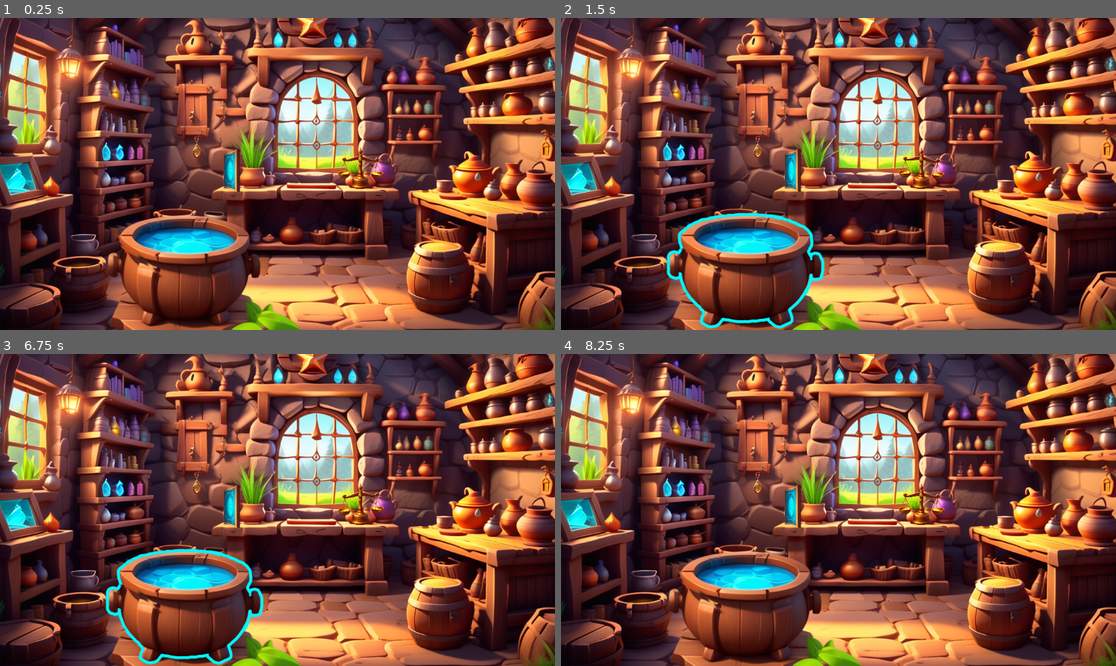
Above: before the commit, frames 1-4 (two rows, left to right).
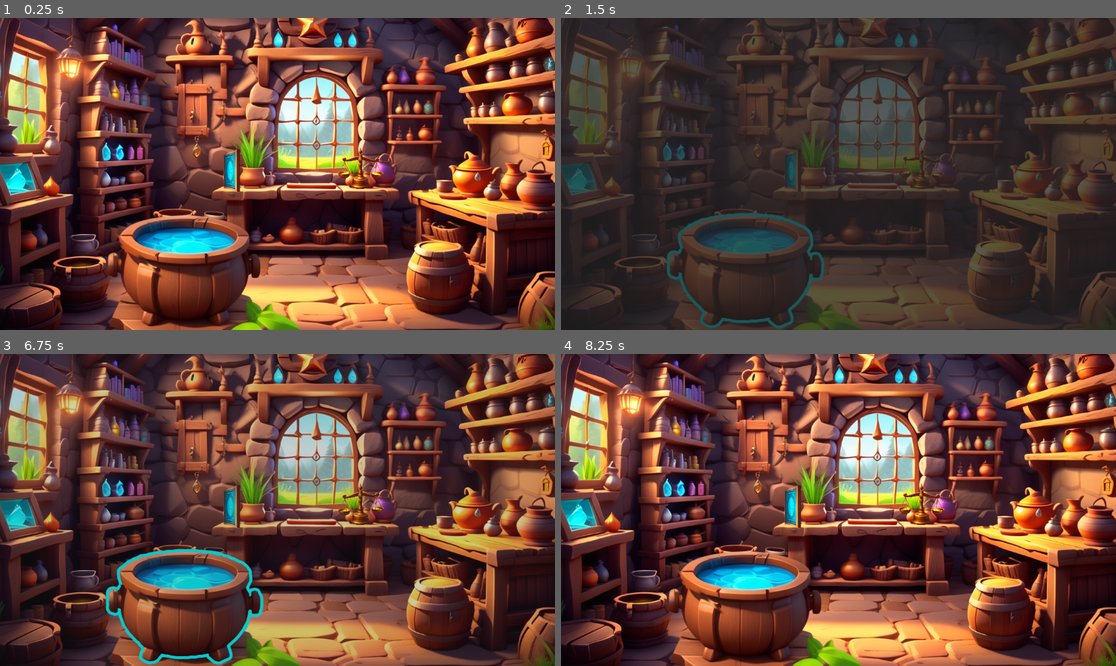
Above: after the commit, the same moments.

Repository: barnerd/Esmes-Apothecary
Game: Godot game, scene res://MainScenes/new_game.tscn
Same seed, same stepped clock (60 frames per second), same inputs: the game is played once before the commit and once after it. This scene is started directly instead of the project's main scene.
Inputs (mouse positions are in pixels of both pictures, inside the frame that each line leads up to):
- Up to frame 1 (0.25 s): no input
- Up to frame 2 (1.5 s): click (766, 280) at 0.5 s; click (766, 280) at 1.25 s
- Up to frame 3 (6.75 s): click (427, 522) at 2.02 s; click (410, 510) at 2.77 s; click (444, 513) at 3.52 s; click (427, 522) at 4.27 s; click (410, 510) at 5.02 s; click (444, 513) at 5.77 s; click (205, 616) at 6.52 s
- Up to frame 4 (8.25 s): click (988, 522) at 7.27 s; click (971, 510) at 8.02 s

The runs differ from the first frame. In frame 1, less than 0.1% of the frame differs, in the area x 40-43%, y 42-56%; in frame 2, 72%, in the area x 0-100%, y 0-100%; in frame 3, 35%; in frame 4, less than 0.1%.

Commit message:
Cauldron MiniGame
Basis for minigame and flow. Added more graphics.

Diff:
--- /dev/null
+++ b/MainScenes/launch_cauldron_minigame.gd
@@ -0,0 +1,7 @@
+extends TextureButton
+
+@export var cauldron_minigame_path: String
+
+
+func _on_pressed() -> void:
+	SceneManager.load_scene(cauldron_minigame_path)
--- a/MainScenes/new_game.tscn
+++ b/MainScenes/new_game.tscn
@@ -1,10 +1,11 @@
-[gd_scene load_steps=6 format=3 uid="uid://beeo6wb5btqkj"]
+[gd_scene load_steps=7 format=3 uid="uid://beeo6wb5btqkj"]
 
 [ext_resource type="Texture2D" uid="uid://c8ompoubljbgd" path="res://Images/inside.png" id="1_wptoa"]
 [ext_resource type="Texture2D" uid="uid://brvfahusbs111" path="res://Images/cauldron.png" id="2_ety51"]
 [ext_resource type="Texture2D" uid="uid://5sn5cs44h2y4" path="res://Images/cauldron_outline.png" id="3_4yoej"]
-[ext_resource type="Texture2D" uid="uid://cpikbw07qvied" path="res://Images/scales.png" id="3_q84jd"]
+[ext_resource type="Script" path="res://MainScenes/launch_cauldron_minigame.gd" id="4_4ilvp"]
 [ext_resource type="PackedScene" uid="uid://2vt8vqdvn28t" path="res://Objects/Scale.tscn" id="4_irobb"]
+[ext_resource type="Texture2D" uid="uid://rxopjklc2wod" path="res://Images/tray.png" id="6_55bl5"]
 
 [node name="NewGame" type="Node2D"]
 
@@ -35,6 +36,8 @@
 texture_normal = ExtResource("2_ety51")
 texture_hover = ExtResource("3_4yoej")
 stretch_mode = 4
+script = ExtResource("4_4ilvp")
+cauldron_minigame_path = "res://MiniGames/CauldronMiniGame.tscn"
 
 [node name="Scale" parent="Control" instance=ExtResource("4_irobb")]
 position = Vector2(748, 347)
@@ -44,6 +47,7 @@
 position = Vector2(481, 317)
 rotation = -1.5708
 scale = Vector2(0.24, 0.24)
-texture = ExtResource("3_q84jd")
-region_enabled = true
+texture = ExtResource("6_55bl5")
 region_rect = Rect2(320, 855, 379, 150)
+
+[connection signal="pressed" from="Control/Cauldron" to="Control/Cauldron" method="_on_pressed"]
--- /dev/null
+++ b/MiniGames/CauldronMiniGame.tscn
@@ -0,0 +1,131 @@
+[gd_scene load_steps=15 format=3 uid="uid://lcemyy5tkt66"]
+
+[ext_resource type="Script" path="res://MiniGames/cauldron_minigame.gd" id="1_el2i4"]
+[ext_resource type="Texture2D" uid="uid://c8ompoubljbgd" path="res://Images/inside.png" id="1_pvca3"]
+[ext_resource type="Texture2D" uid="uid://dhf82sf55jhc3" path="res://Images/TempSlider/Slider.PNG" id="2_ka6p3"]
+[ext_resource type="Texture2D" uid="uid://brvfahusbs111" path="res://Images/cauldron.png" id="2_ml0h6"]
+[ext_resource type="Texture2D" uid="uid://nwd4xfchc4c1" path="res://Images/TempSlider/BrightGradiant.PNG" id="3_pfpfg"]
+[ext_resource type="PackedScene" uid="uid://brlo6pb2dh2pg" path="res://Objects/Hourglass.tscn" id="4_6omus"]
+[ext_resource type="Texture2D" uid="uid://rxopjklc2wod" path="res://Images/tray.png" id="7_4e27q"]
+[ext_resource type="Texture2D" uid="uid://b4lhxu77lw6af" path="res://Images/Wooden bowl.PNG" id="8_in8bj"]
+[ext_resource type="Texture2D" uid="uid://072j830gup27" path="res://Images/Metal bowl.PNG" id="9_xm4rl"]
+
+[sub_resource type="StyleBoxEmpty" id="StyleBoxEmpty_0axqs"]
+
+[sub_resource type="StyleBoxEmpty" id="StyleBoxEmpty_8tixf"]
+
+[sub_resource type="StyleBoxTexture" id="StyleBoxTexture_crb5q"]
+content_margin_left = 50.0
+content_margin_right = 50.0
+texture = ExtResource("3_pfpfg")
+
+[sub_resource type="Theme" id="Theme_ous7r"]
+VSlider/icons/grabber = ExtResource("2_ka6p3")
+VSlider/icons/grabber_disabled = ExtResource("2_ka6p3")
+VSlider/icons/grabber_highlight = ExtResource("2_ka6p3")
+VSlider/styles/grabber_area = SubResource("StyleBoxEmpty_0axqs")
+VSlider/styles/grabber_area_highlight = SubResource("StyleBoxEmpty_8tixf")
+VSlider/styles/slider = SubResource("StyleBoxTexture_crb5q")
+
+[sub_resource type="StyleBoxFlat" id="StyleBoxFlat_pvigl"]
+bg_color = Color(0.443137, 0.960784, 0.980392, 0.466667)
+
+[node name="CauldronMiniGame" type="Node2D"]
+script = ExtResource("1_el2i4")
+
+[node name="Background" type="TextureRect" parent="."]
+offset_left = 221.302
+offset_top = -63.234
+offset_right = 1391.43
+offset_bottom = 787.766
+scale = Vector2(1.722, 1.722)
+pivot_offset = Vector2(391, 803)
+texture = ExtResource("1_pvca3")
+expand_mode = 3
+stretch_mode = 4
+
+[node name="Control" type="Control" parent="."]
+layout_mode = 3
+anchors_preset = 15
+anchor_right = 1.0
+anchor_bottom = 1.0
+offset_left = 226.302
+offset_top = 121.766
+offset_right = 226.302
+offset_bottom = 121.766
+grow_horizontal = 2
+grow_vertical = 2
+scale = Vector2(1.72193, 1.72193)
+pivot_offset = Vector2(385, 630)
+theme = SubResource("Theme_ous7r")
+
+[node name="Cauldron" type="TextureButton" parent="Control"]
+layout_mode = 0
+offset_left = 218.0
+offset_top = 403.0
+offset_right = 710.0
+offset_bottom = 742.0
+scale = Vector2(0.834951, 0.834951)
+texture_normal = ExtResource("2_ml0h6")
+stretch_mode = 4
+
+[node name="PanelContainer" type="PanelContainer" parent="Control"]
+layout_mode = 0
+offset_left = 598.539
+offset_top = 182.963
+offset_right = 684.539
+offset_bottom = 324.963
+scale = Vector2(0.457574, 0.457574)
+pivot_offset = Vector2(44, 72)
+theme_override_styles/panel = SubResource("StyleBoxFlat_pvigl")
+
+[node name="Hourglass" parent="Control/PanelContainer" instance=ExtResource("4_6omus")]
+position = Vector2(44, 70)
+rotation = 0.0
+scale = Vector2(0.0967406, 0.0967406)
+
+[node name="TempSlider" type="VSlider" parent="Control"]
+layout_mode = 0
+offset_left = 172.853
+offset_top = 389.708
+offset_right = 295.853
+offset_bottom = 587.708
+scale = Vector2(0.25, 0.5)
+
+[node name="StirSlider" type="VSlider" parent="Control"]
+layout_mode = 0
+offset_left = 332.558
+offset_top = 274.72
+offset_right = 455.558
+offset_bottom = 499.72
+scale = Vector2(0.297, 0.5)
+
+[node name="Tray" type="TextureButton" parent="."]
+offset_left = 700.0
+offset_top = 286.0
+offset_right = 1075.0
+offset_bottom = 431.0
+scale = Vector2(0.562896, 0.562896)
+pivot_offset = Vector2(186.536, 58.6254)
+texture_normal = ExtResource("7_4e27q")
+stretch_mode = 4
+
+[node name="TextureButton" type="TextureButton" parent="Tray"]
+layout_mode = 0
+offset_left = 73.6628
+offset_top = -24.206
+offset_right = 218.663
+offset_bottom = 94.794
+scale = Vector2(0.741095, 0.741095)
+texture_normal = ExtResource("8_in8bj")
+stretch_mode = 4
+
+[node name="TextureButton2" type="TextureButton" parent="Tray"]
+layout_mode = 0
+offset_left = 203.349
+offset_top = -1.11114
+offset_right = 352.349
+offset_bottom = 117.889
+scale = Vector2(0.673415, 0.673415)
+texture_normal = ExtResource("9_xm4rl")
+stretch_mode = 4
--- /dev/null
+++ b/MiniGames/cauldron_minigame.gd
@@ -0,0 +1,49 @@
+extends Node2D
+
+signal cauldron_minigame_started
+signal cauldron_minigame_finished(score: float)
+
+@onready var stir_slider = $Control/StirSlider
+@onready var temp_slider = $Control/TempSlider
+@onready var hourglass = $Control/PanelContainer/Hourglass
+
+var is_game_running: bool = false
+
+var game_run_time: int = 30
+var score: float
+var elapsed_time: float
+
+
+func _ready() -> void:
+	hourglass.hourglass_timer_started.connect(on_hourglass_timer_started)
+	hourglass.hourglass_timer_finished.connect(on_hourglass_timer_finished)
+
+	# TODO: move this to player input
+	start_game()
+
+
+func _process(delta: float) -> void:
+	if is_game_running:
+		elapsed_time += delta
+
+		score += stir_slider.value * delta
+		score += temp_slider.value * delta
+
+
+func start_game() -> void:
+	cauldron_minigame_started.emit()
+
+	score = 0.0
+	elapsed_time = 0.0
+
+	hourglass.flip_hourglass(game_run_time)
+
+
+func on_hourglass_timer_started() -> void:
+	is_game_running = true
+
+
+func on_hourglass_timer_finished() -> void:
+	is_game_running = false
+
+	print("Final Score: " + str(score))
--- a/Objects/Hourglass.gd
+++ b/Objects/Hourglass.gd
@@ -1,15 +1,11 @@
 extends Node2D
 
+signal hourglass_timer_started
 signal hourglass_timer_finished
 
 @onready var sand_drip = $Background/Drip
 @onready var lower_sand = $Background/BottomMask/BottomSand # should go from 487 to 167
 @onready var upper_sand = $Background/TopMask/TopSand # should go from -145 to 345
-
-
-func _ready() -> void:
-	await get_tree().create_timer(0.5).timeout
-	flip_hourglass(30)
 
 
 func flip_hourglass(drain_time: float) -> void:
@@ -25,6 +21,8 @@
 
 
 func drain_sand(drain_time: float) -> void:
+	hourglass_timer_started.emit()
+
 	sand_drip.visible = true
 	var tween = get_tree().create_tween().set_parallel(true)
 	tween.tween_property(upper_sand, "position:y", 345, drain_time).from(-145)
@@ -33,9 +31,8 @@
 	await tween.finished
 	sand_drip.visible = false
 
-	await get_tree().create_timer(0.5).timeout
 	hourglass_timer_finished.emit()
-	reset_hourglass()
+
 
 func reset_hourglass() -> void:
 	#upper_sand.position.y = -229
Binary file added: Images/Metal bowl.PNG
Binary file added: Images/TempSlider/BrightGradiant.PNG
Binary file added: Images/TempSlider/DimGradiant.PNG
Binary file added: Images/TempSlider/Slider.PNG
Binary file added: Images/Wooden bowl.PNG
Binary file added: Images/tray.png
